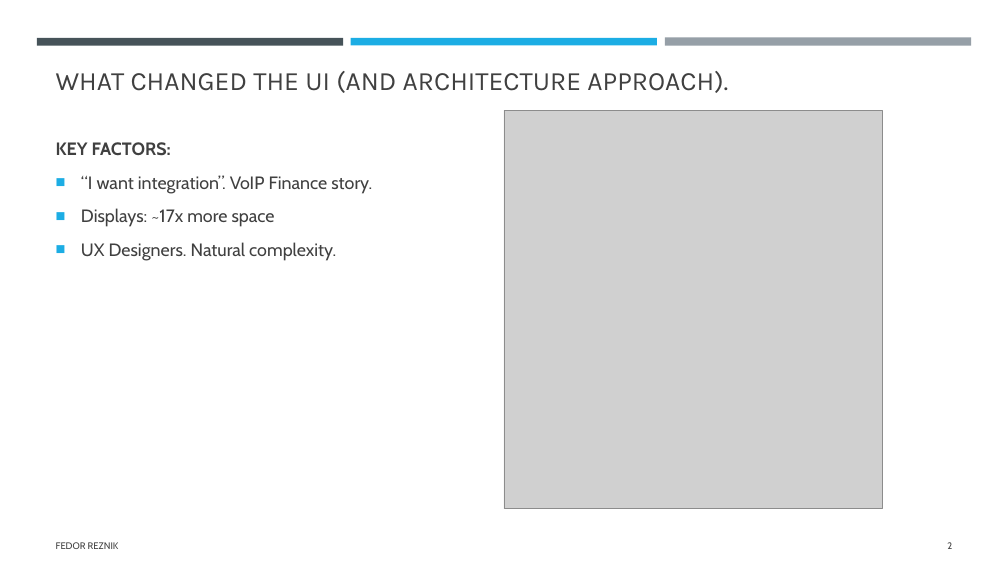
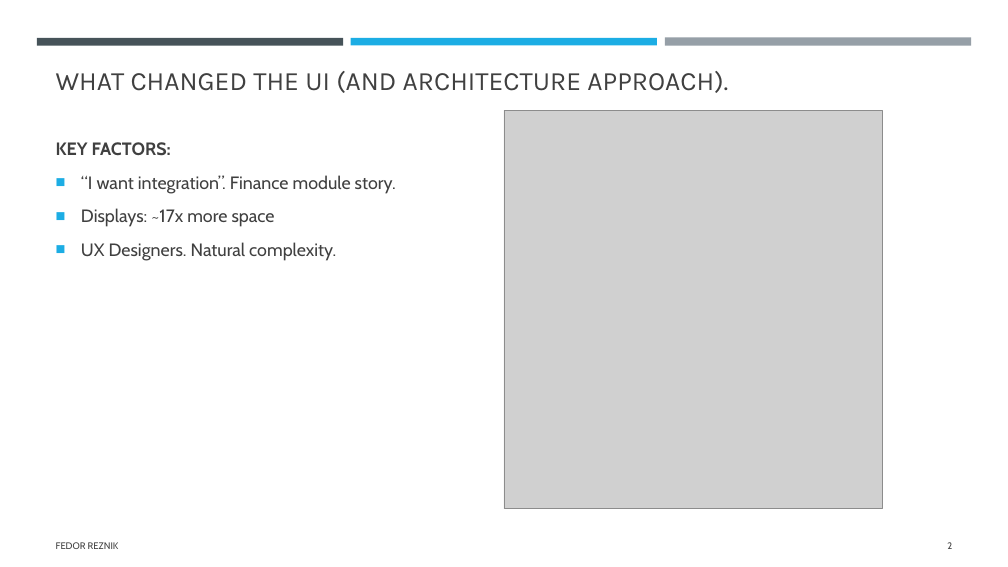
Before and after one commit to FedorReznik/ui-patterns-lecture, a slide deck: slide 2 of part2.pptx. Drawn at 1008x567 pixels with LibreOffice and Linux fonts; fonts in the diff are those of the drawing; grey boxes stand for pictures. Boxes give left, top, right and bottom in pixels: in the first picture for what was removed or moved away, otherwise in the second. Text is boxed around its words. In the diff, an @@ line names an element or a change of style, - is before the commit and + after.

```diff
--- a/part2.pptx
+++ b/part2.pptx
@@ text at bbox=[81, 175, 396, 194]: text changed @@
-■ “I want integration”. VoIP Finance story.
+■ “I want integration”. Finance module story.
```
Also in this commit, not shown: 8 slides added.
